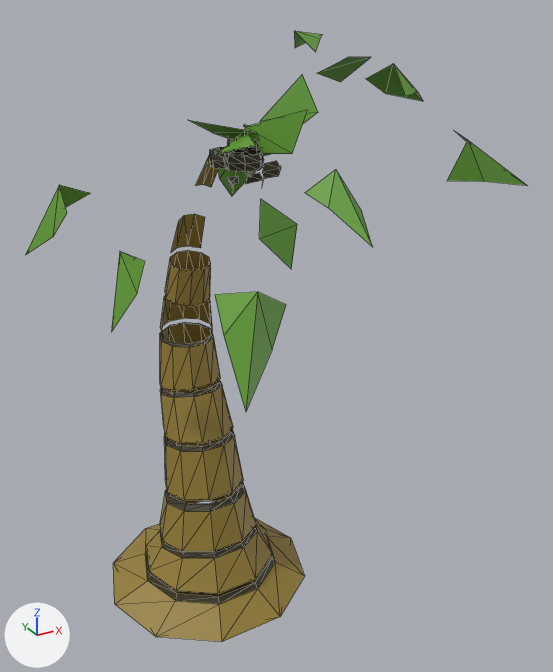
The glTF model public/Assets/models/palm/lod1/model.glb: old version first, new version second.
Camera for both pictures: a camera (50 mm lens) standing at (-5.87, -13.64, 12.86) and looking at (0.91, -1.32, 6.7). Lighting does not change. The marker at lower left points along +X, +Y and +Z. The picture after the commit comes second. Mesh edges are drawn as thin lines. Where no turn or scale is listed for an object, it has been applied to the vertices. Vertices at exactly the same position are counted once.

Before the edit, the objects in view are built like this:
```python
me_mesh_0 = bpy.data.meshes.new('Mesh_0')
me_mesh_0.from_pydata(...)  # 168 vertices, 170 faces; spans x -2.4..2.39, y -1.92..2.67, z -0.02..10.27
me_mesh_0.materials.append(mat_material_008)  # yellow #967f37
me_mesh_1 = bpy.data.meshes.new('Mesh_1')
me_mesh_1.from_pydata(...)  # 239 vertices, 233 faces; spans x -1.6..1.59, y -2.68..1.75, z 0.44..10.95
me_mesh_1.materials.append(mat_material_009)  # brown #373112
me_mesh_2 = bpy.data.meshes.new('Mesh_2')
me_mesh_2.from_pydata(...)  # 70 vertices, 42 faces; spans x -3.33..4.95, y -5.64..1.55, z 7.67..12.35
me_mesh_2.materials.append(mat_material_010)  # green #639f33
ob_circle002_1 = bpy.data.objects.new('Circle002_1', me_mesh_0)
ob_circle002_1.location = (-0.08, 0.0, 0.0)
ob_circle002_2 = bpy.data.objects.new('Circle002_2', me_mesh_1)
ob_circle002_2.location = (-0.08, 0.0, 0.0)
ob_circle002_3 = bpy.data.objects.new('Circle002_3', me_mesh_2)
ob_circle002_3.location = (-0.08, 0.0, 0.0)
```
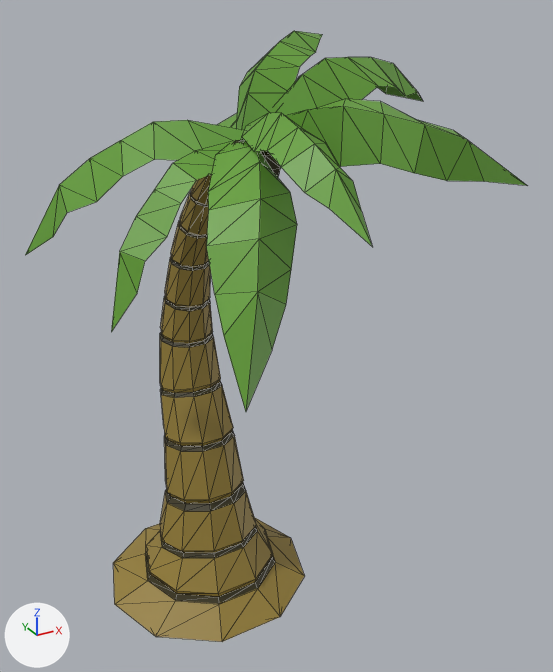
Boxes [x1, y1, x2, y2] around the edits, measured in the pictures (553 x 672 px):
'Circle002_1', reshaped
    before: [113, 157, 305, 642]
    after: [113, 174, 305, 642]
'Circle002_2', reshaped
    before: [145, 125, 281, 604]
    after: [145, 140, 281, 604]
part 1 of me_mesh_0, added
    after: [180, 194, 209, 236]
part 2 of me_mesh_0, added
    after: [162, 174, 213, 344]
part 3 of me_mesh_0, added
    after: [150, 480, 273, 597]
part 4 of me_mesh_0, added
    after: [162, 378, 233, 446]
part 5 of me_mesh_1, added
    after: [164, 296, 210, 311]
part 6 of me_mesh_1, added
    after: [170, 257, 210, 271]
part 7 of me_mesh_1, added
    after: [179, 220, 207, 238]
part 8 of me_mesh_1, added
    after: [190, 192, 208, 207]
part 9 of me_mesh_1, built on
    before: [227, 125, 281, 189]
    after: [233, 140, 281, 170]
part 10 of me_mesh_2, added (green)
    after: [60, 31, 467, 304]

Patch to the scene script:
```diff
--- a/public/Assets/models/palm/lod1/model.glb.py
+++ b/public/Assets/models/palm/lod1/model.glb.py
@@ me_mesh_0 @@
 # used by ob_circle002_1; location = (-0.08, 0.0, 0.0)
-me_mesh_0.from_pydata(...)  # 168 vertices, 170 faces; spans x -2.4..2.39, y -1.92..2.67, z -0.02..10.27
+me_mesh_0.from_pydata(...)  # 356 vertices, 488 faces; spans x -2.4..2.39, y -2.44..2.67, z -0.02..10.85
+# me_mesh_0 part 1: a new loose piece of 30 vertices spanning x -0.35..0.34, y -0.45..0.45, z 8.61..9.53, in mat_material_008 (yellow #967f37)
+# me_mesh_0 part 2: 70 vertices added at x -0.57..0.52, y -0.96..1.46, z 6.1..10.2
+# me_mesh_0 part 3: 30 vertices added at x -1.52..1.51, y -1.23..1.68, z 0.57..2.56
+# me_mesh_0 part 4: 20 vertices added at x -0.77..0.74, y -0.19..1.49, z 3.73..5.02
+# other edits to the shape of me_mesh_0 do not show in these pictures
 me_mesh_0.materials.append(mat_material_008)
@@ me_mesh_1 @@
 # used by ob_circle002_2; location = (-0.08, 0.0, 0.0)
-me_mesh_1.from_pydata(...)  # 239 vertices, 233 faces; spans x -1.6..1.59, y -2.68..1.75, z 0.44..10.95
+me_mesh_1.from_pydata(...)  # 384 vertices, 524 faces; spans x -1.6..1.59, y -2.68..1.75, z 0.44..10.94
+# me_mesh_1 part 5: the loose piece of 20 vertices spanning x -0.63..0.59, y 0.36..1.53, z 6.04..6.15 is copied, and the copy is multiplied about its middle by the matrix ((0.257, 0.79, 0.047), (-0.78, 0.261, -0.128), (-0.136, -0.005, 0.821)), then moved by (0.0, -0.13, 0.89); it spans x -0.52..0.48, y 0.35..1.29, z 6.87..7.09
+# me_mesh_1 part 6: the loose piece of 20 vertices spanning x -0.63..0.59, y 0.36..1.53, z 6.04..6.15 is copied, and the copy is multiplied about its middle by the matrix ((-0.568, 0.411, 0.027), (-0.403, -0.545, -0.182), (-0.085, -0.163, 0.677)), then moved by (0.01, -0.4, 1.84); it spans x -0.44..0.42, y 0.15..0.95, z 7.82..8.04
+# me_mesh_1 part 7: the loose piece of 20 vertices spanning x -0.83..0.81, y -0.27..1.3, z 3.63..3.88 is copied, and the copy is turned 34.9 degrees about the x axis through its middle and scaled by 0.436, then moved by (0.01, -0.34, 4.98); it spans x -0.36..0.35, y -0.11..0.49, z 8.57..8.91
+# me_mesh_1 part 8: the loose piece of 20 vertices spanning x -0.74..0.7, y 0.17..1.52, z 4.68..5.02 is copied, and the copy is turned 42.5 degrees about the x axis through its middle and scaled by 0.376, then moved by (0.03, -1.08, 4.56); it spans x -0.27..0.28, y -0.45..0.0, z 9.26..9.55
+# me_mesh_1 part 9: 25 vertices removed from x -0.23..0.5, y -2.58..-1.4, z 9.94..10.95; 73 vertices added at x -0.44..0.5, y -2.54..-1.28, z 9.77..10.94
+# other edits to the shape of me_mesh_1 do not show in these pictures
 me_mesh_1.materials.append(mat_material_009)
@@ me_mesh_2 @@
 # used by ob_circle002_3; location = (-0.08, 0.0, 0.0)
-me_mesh_2.from_pydata(...)  # 70 vertices, 42 faces; spans x -3.33..4.95, y -5.64..1.55, z 7.67..12.35
+me_mesh_2.from_pydata(...)  # 168 vertices, 192 faces; spans x -3.33..4.95, y -5.64..1.55, z 7.67..12.35
+# me_mesh_2 part 10
+# 98 vertices are added at x -2.35..3.1, y -4.66..0.31, z 9.48..12.2
+# 150 new faces join them
 me_mesh_2.materials.append(mat_material_010)
```
